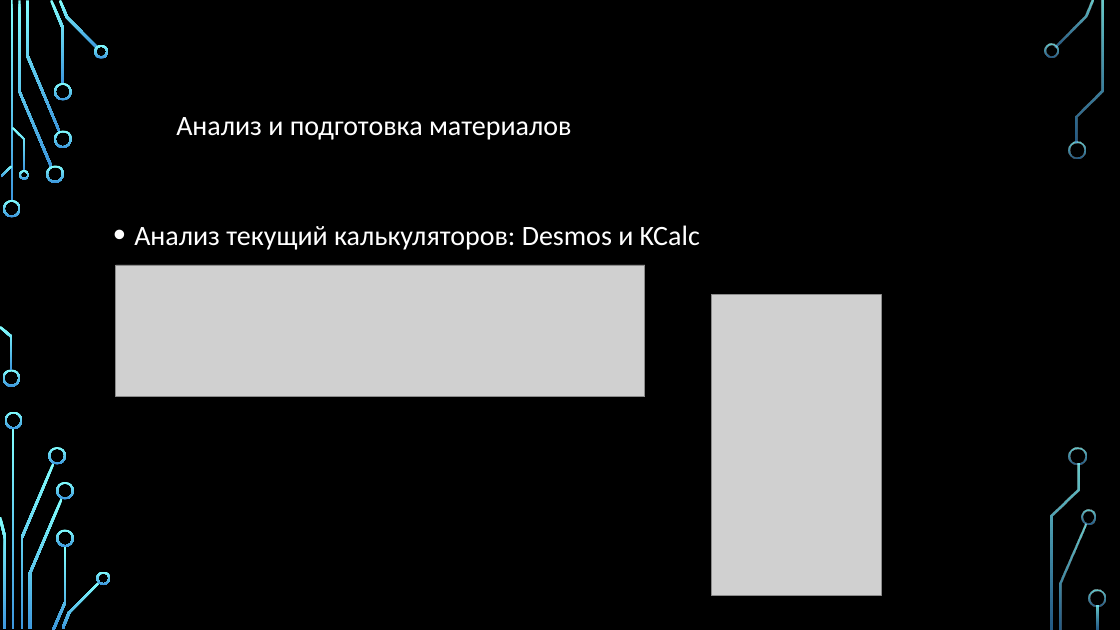
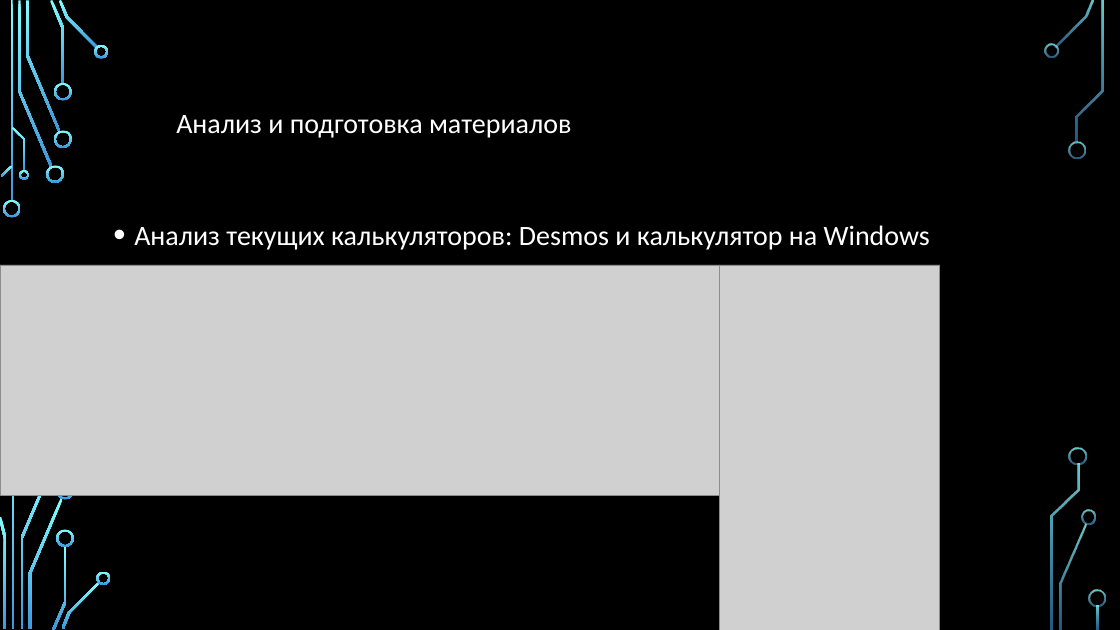
Before and after one commit to PythonSoft-company/RasCalculator_SHIY, a slide deck: slide 3 of Проект доклад.pptx. Drawn at 1120x630 pixels with LibreOffice and Linux fonts; fonts in the diff are those of the drawing; grey boxes stand for pictures; background and template pictures are left out. Boxes give left, top, right and bottom in pixels: in the first picture for what was removed or moved away, otherwise in the second. Text is boxed around its words. In the diff, an @@ line names an element or a change of style, - is before the commit and + after.

```diff
--- a/Проект доклад.pptx
+++ b/Проект доклад.pptx
@@ title "Анализ и подготовка материалов" at (x1=176, y1=115, x2=571, y2=138): line spacing 1 to 0.9 @@
@@ text at (x1=134, y1=225, x2=930, y2=250): text changed @@
-• Анализ текущий калькуляторов: Desmos и KCalc
+• Анализ текущих калькуляторов: Desmos и калькулятор на Windows
@@ picture resized from (x1=116, y1=266, x2=645, y2=397) to (x1=0, y1=266, x2=720, y2=496) @@
@@ picture resized from (x1=711, y1=295, x2=881, y2=596) to (x1=720, y1=266, x2=940, y2=630) @@
@@ freeform shape removed at (x1=3, y1=370, x2=20, y2=387) @@
@@ freeform shape removed at (x1=5, y1=412, x2=23, y2=429) @@
@@ freeform shape removed at (x1=49, y1=447, x2=66, y2=465) @@
```
Also in this commit, not shown: 1 other slide changed, 1 slide added, 1 slide removed, 14 other files.
